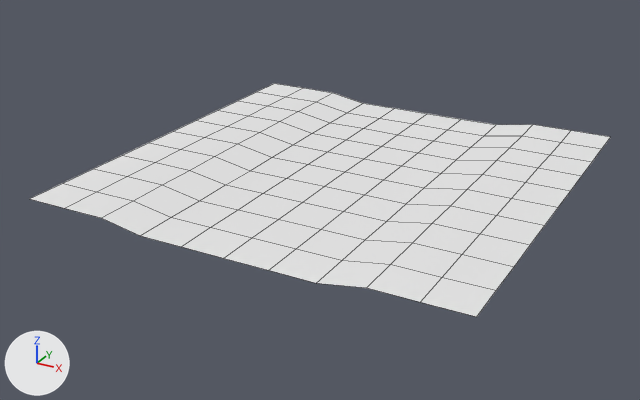
The OBJ model public/models/path_straight.obj as it was, and as the next commit left it.
Before and after are seen from a 50 mm camera at (5.28, -10.33, 4.65) aimed at (-0.22, -0.33, -0.35). Every picture has the same lights, and +X, +Y and +Z are marked at lower left. Mesh edges are drawn as thin lines. Where no turn or scale is listed for an object, it has been applied to the vertices.

The first picture shows 'path_straight'.
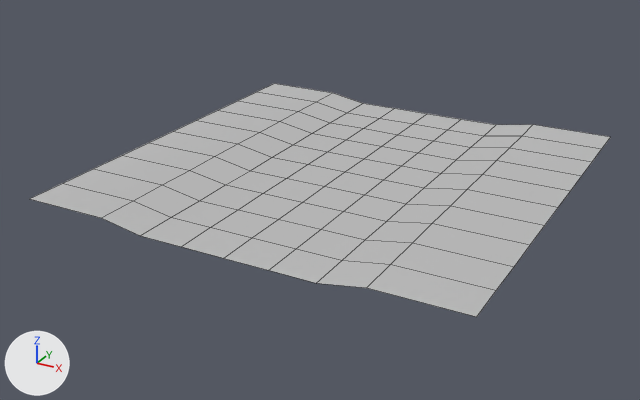
The change, as JSON lines over the scene's bpy script:
```json
{"op": "set", "path": "mat_initialshadinggroup.base_color", "old": "(0.8, 0.8, 0.8)", "new": "(0.5, 0.5, 0.5)", "note": "white #e7e7e7 -> grey #bcbcbc"}
{"block": "me_path_straight", "where": "# used by ob_path_straight; location = (0.0, 0.0, 0.0)"}
{"op": "remove", "block": "me_path_straight", "code": "me_path_straight.from_pydata(...)  # 121 vertices, 100 faces; spans x -3.0..3.0, y -3.0..3.0, z 0.0..0.1"}
{"op": "add", "block": "me_path_straight", "code": "me_path_straight.from_pydata(...)  # 99 vertices, 80 faces; spans x -3.0..3.0, y -3.0..3.0, z 0.0..0.1"}
{"block": "me_path_straight", "change": "me_path_straight part 1"}
{"block": "me_path_straight", "change": "11 vertices are removed from x -2.4, y -3.0..3.0, z 0.1"}
{"block": "me_path_straight", "change": "20 faces are deleted"}
{"block": "me_path_straight", "change": "10 new faces join them"}
{"block": "me_path_straight", "change": "me_path_straight part 2"}
{"block": "me_path_straight", "change": "11 vertices are removed from x 2.4, y -3.0..3.0, z 0.1"}
{"block": "me_path_straight", "change": "20 faces are deleted"}
{"block": "me_path_straight", "change": "10 new faces join them"}
```

Location of each change, (x1, y1, x2, y2) in pixels of the pictures (640 x 400 px):
```json
{"object": "path_straight", "change": "recoloured, reshaped", "before": [30, 83, 610, 317], "after": [30, 83, 610, 317], "on screen": "white to grey"}
{"part": 1, "of": "me_path_straight", "change": "cut back", "before": [30, 83, 332, 218], "after": [30, 83, 332, 218]}
{"part": 2, "of": "me_path_straight", "change": "cut back", "before": [367, 124, 610, 317], "after": [367, 124, 610, 317]}
```
